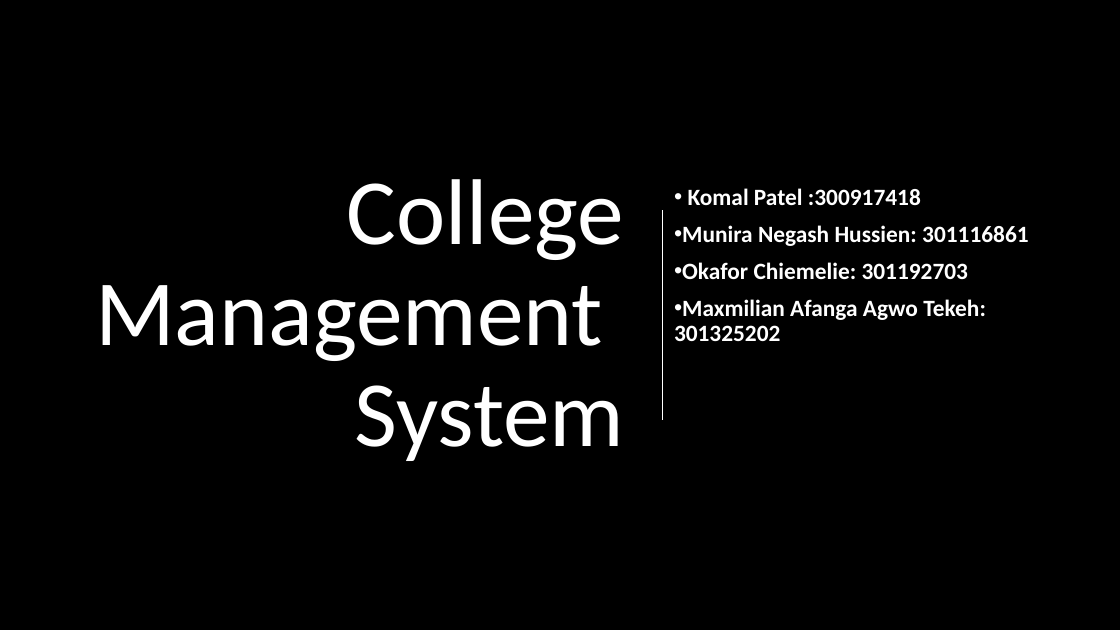
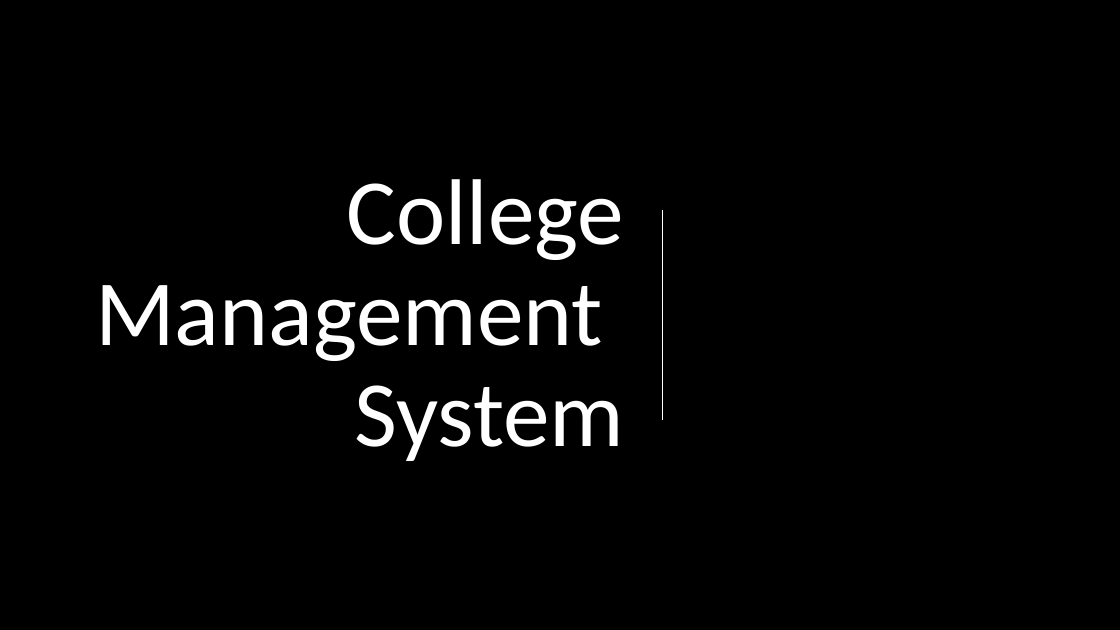
Before and after one commit to Maxafangsco/college-mgt-system-database, a slide deck: slide 1 of Adv. Databse.pptx. Drawn at 1120x630 pixels with LibreOffice and Linux fonts; fonts in the diff are those of the drawing; background and template pictures are left out. Boxes give left, top, right and bottom in pixels: in the first picture for what was removed or moved away, otherwise in the second. Text is boxed around its words. In the diff, an @@ line names an element or a change of style, - is before the commit and + after.

Commit message:
remove names

```diff
--- a/Adv. Databse.pptx
+++ b/Adv. Databse.pptx
@@ subtitle removed at bbox=[674, 188, 1028, 341] @@
-• Komal Patel :300917418
-• Munira Negash Hussien: 301116861
-• Okafor Chiemelie: 301192703
-• Maxmilian Afanga Agwo Tekeh: 301325202
```
